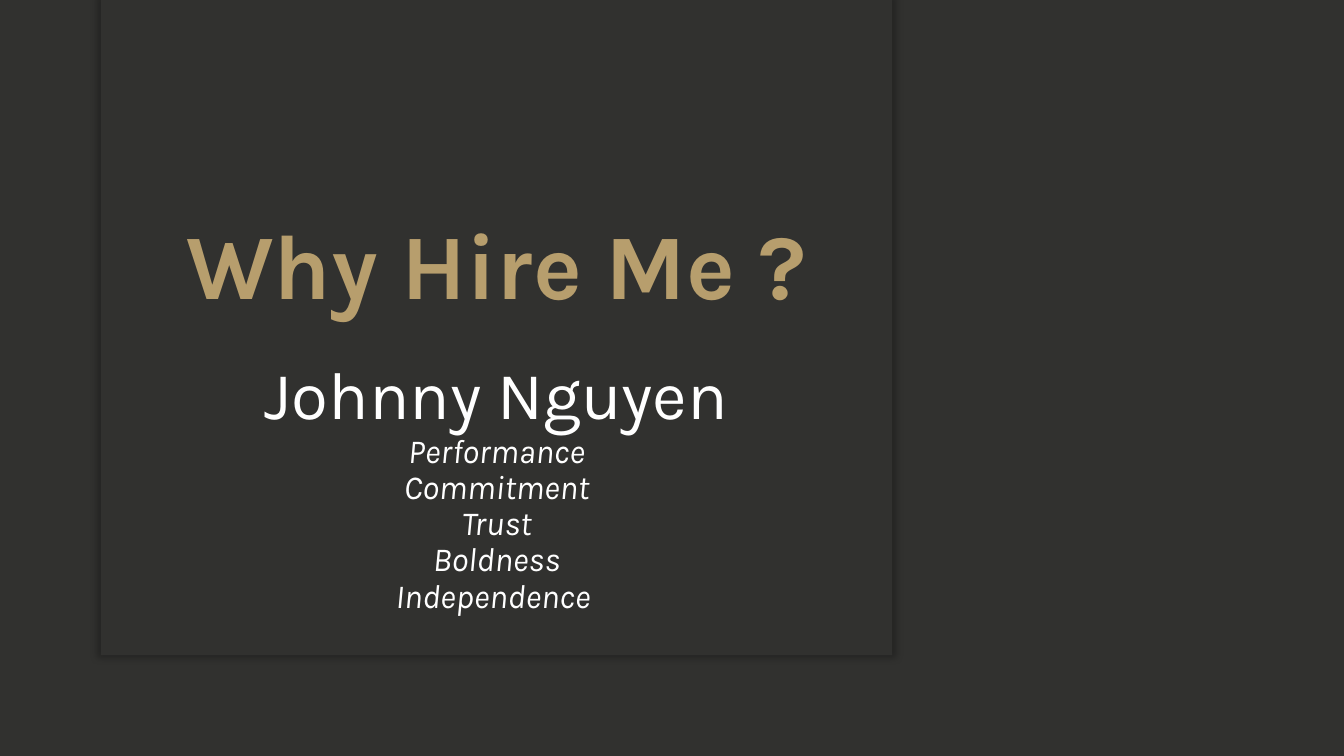
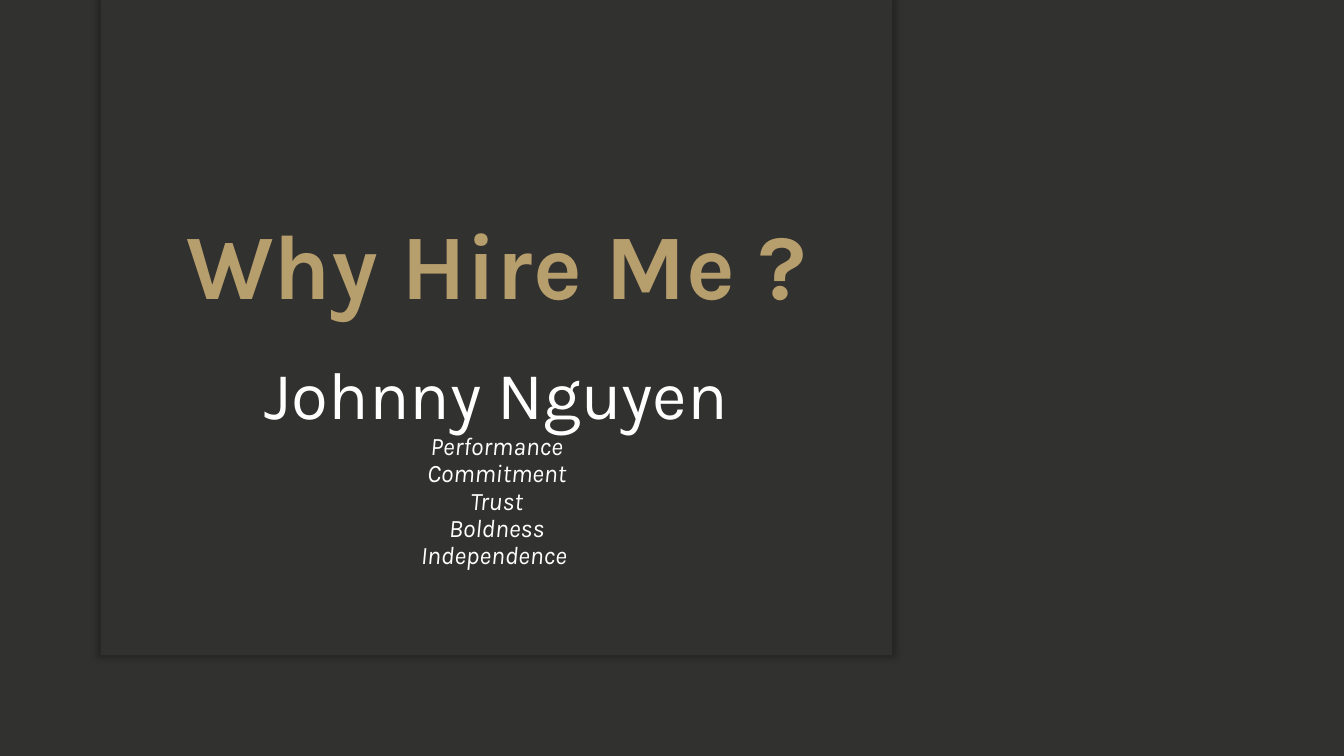
Before and after one commit to johnnynguyen2104/Algorithm_MindMap, a slide deck: slide 1 of Why Hire Me.pptx. Drawn at 1344x756 pixels with LibreOffice and Linux fonts; fonts in the diff are those of the drawing; background and template pictures are left out. Boxes give left, top, right and bottom in pixels: in the first picture for what was removed or moved away, otherwise in the second. Text is boxed around its words. In the diff, an @@ line names an element or a change of style, - is before the commit and + after.

```diff
--- a/Why Hire Me.pptx
+++ b/Why Hire Me.pptx
@@ subtitle "Johnny Nguyen Performance Commitment Trust ..." at (265, 373, 728, 570): size 24 to 18 pt in "Performance Commitment Trust Boldness Independence" @@
```
Also in this commit, not shown: 3 other slides changed, 3 slides added.
